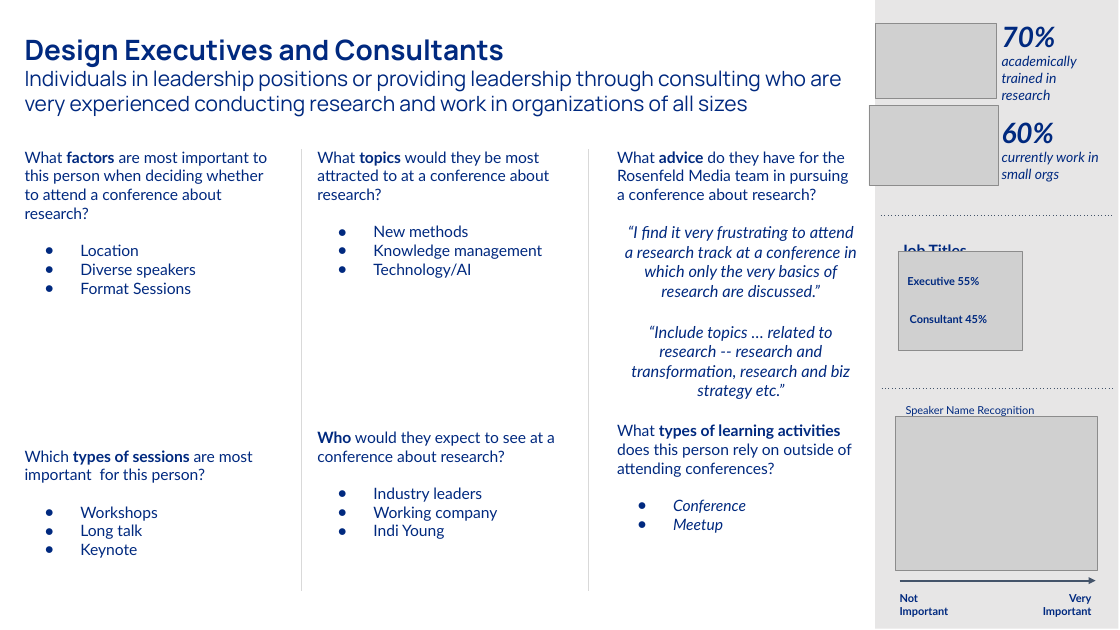
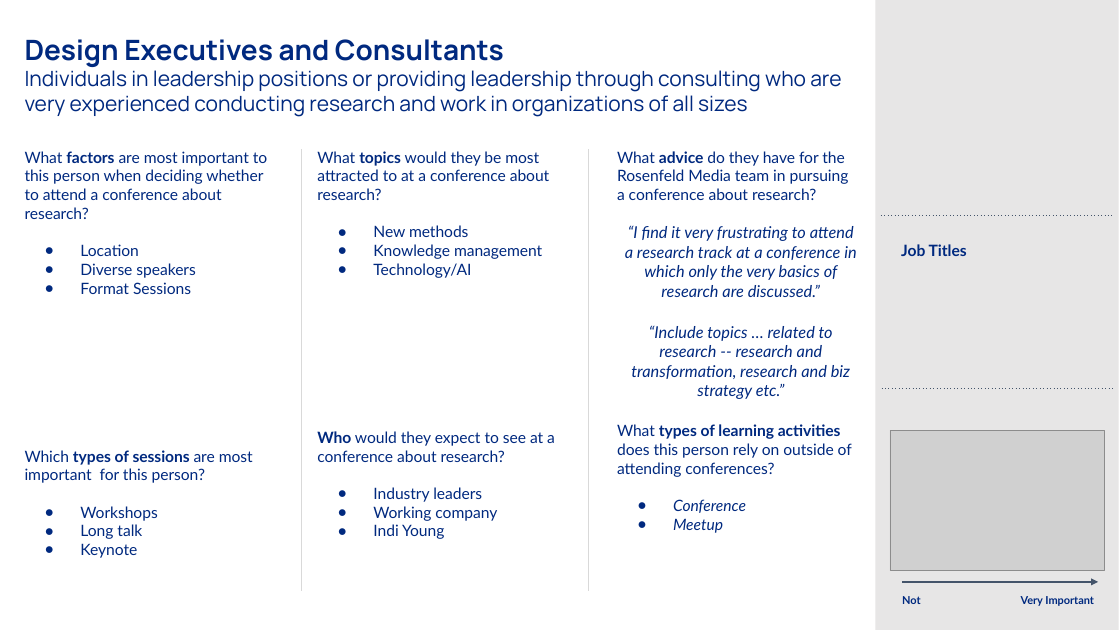
Before and after one commit to PersonaPredicta/Survey_Says..., a slide deck: slide 5 of established_personas.pptx. Drawn at 1120x630 pixels with LibreOffice and Linux fonts; fonts in the diff are those of the drawing; grey boxes stand for pictures. Boxes give left, top, right and bottom in pixels: in the first picture for what was removed or moved away, otherwise in the second. Text is boxed around its words. In the diff, an @@ line names an element or a change of style, - is before the commit and + after.

```diff
--- a/established_personas.pptx
+++ b/established_personas.pptx
@@ picture removed at (875,24,997,98) @@
@@ text removed at (1002,26,1077,100) @@
-70%
-academically trained in research
@@ picture removed at (869,105,998,185) @@
@@ text removed at (1002,122,1099,182) @@
-60%
-currently work in small orgs
@@ picture removed at (899,251,1023,350) @@
@@ text removed at (907,277,980,285) @@
-Executive 55%
@@ text removed at (910,315,987,323) @@
-Consultant 45%
@@ text removed at (906,406,1034,417) @@
-Speaker Name Recognition
@@ picture: place and size @@
-picture at (896,417,1097,571)
+picture at (890,430,1104,571)
@@ text at (1021,596,1094,606): text changed @@
-Very
-Important
+Very Important
@@ text at (900,607,949,617): paragraph removed @@
-Important
```
Also in this commit, not shown: 4 other slides changed.
